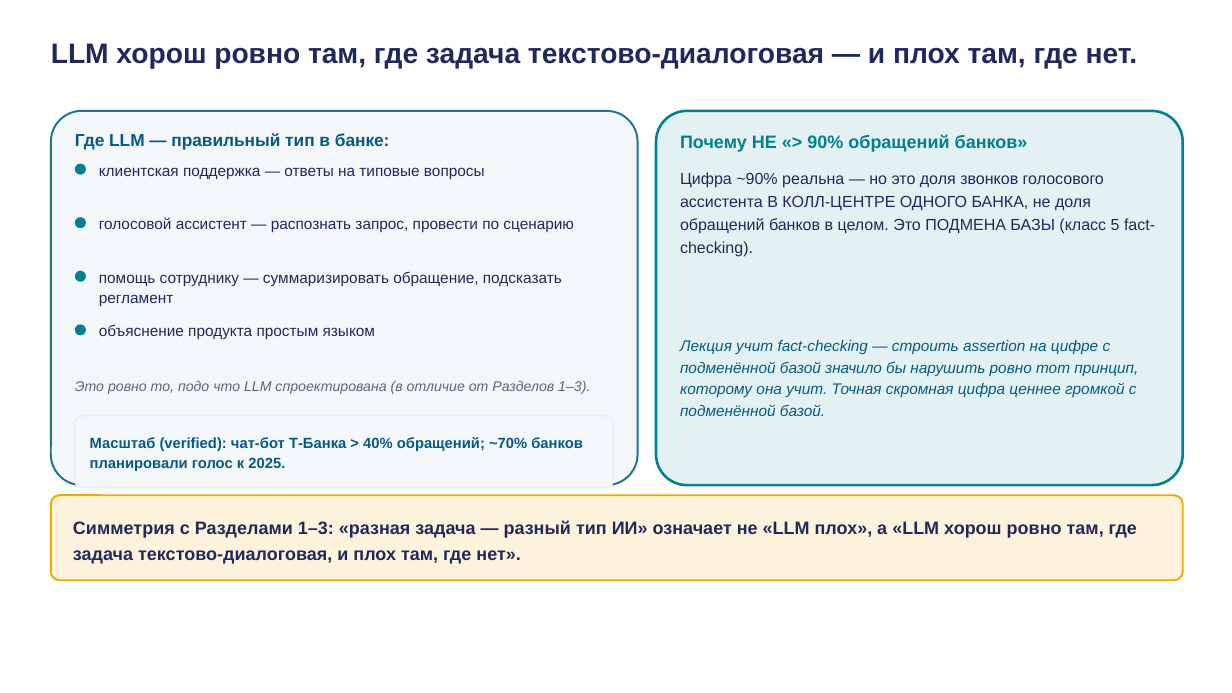
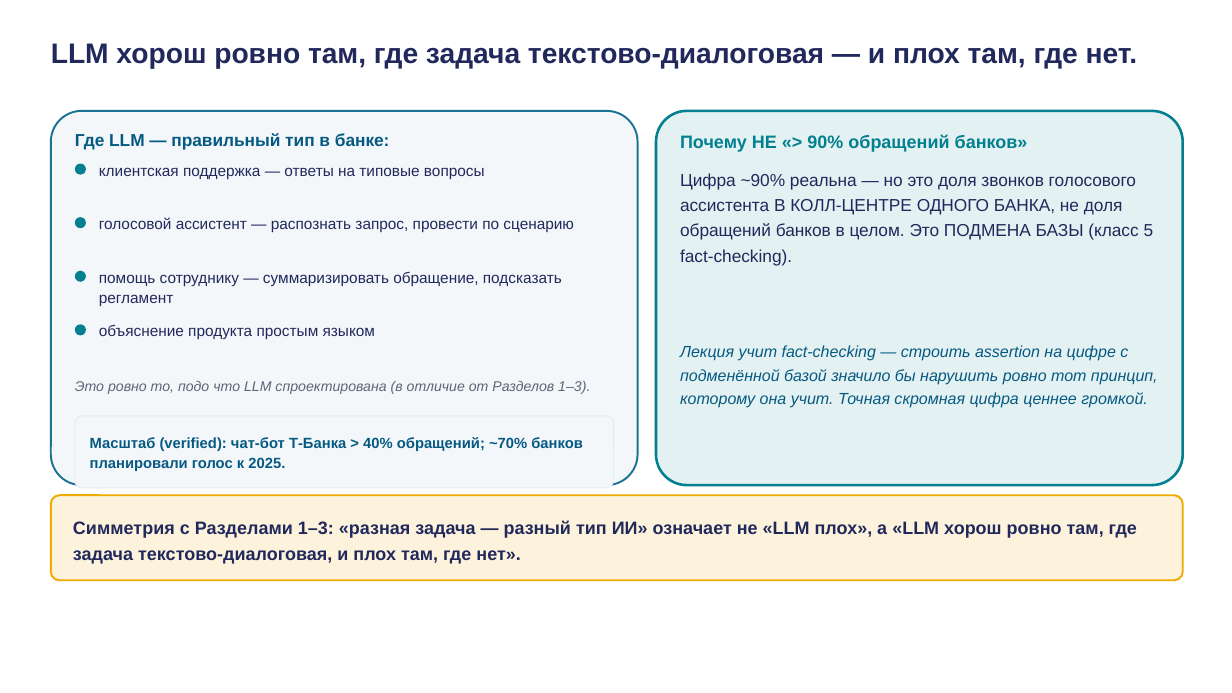
Before and after one commit to tellina-study/AI-usage-lessons, a slide deck: slide 22 of library/lectures/lec-05/rendered/lec-05.pptx. Drawn at 1232x693 pixels with LibreOffice and Linux fonts; fonts in the diff are those of the drawing. Boxes give left, top, right and bottom in pixels: in the first picture for what was removed or moved away, otherwise in the second. Text is boxed around its words. In the diff, an @@ line names an element or a change of style, - is before the commit and + after.

```diff
--- a/library/lectures/lec-05/rendered/lec-05.pptx
+++ b/library/lectures/lec-05/rendered/lec-05.pptx
@@ text "Цифра ~90% реальна — но ..." at bbox=[680, 173, 1154, 266]: size 12.5 to 13.5 pt; line spacing 1.2 to 1.22 @@
@@ text at bbox=[680, 345, 1158, 408]: text changed; size 12 to 12.5 pt @@
-Лекция учит fact-checking — строить assertion на цифре с подменённой базой значило бы нарушить ровно тот принцип, которому она учит. Точная скромная цифра ценнее громкой с подменённой базой.
+Лекция учит fact-checking — строить assertion на цифре с подменённой базой значило бы нарушить ровно тот принцип, которому она учит. Точная скромная цифра ценнее громкой.
```
Also in this commit, not shown: 16 other slides changed, 1 slide added, 1 slide removed, 35 other files.
